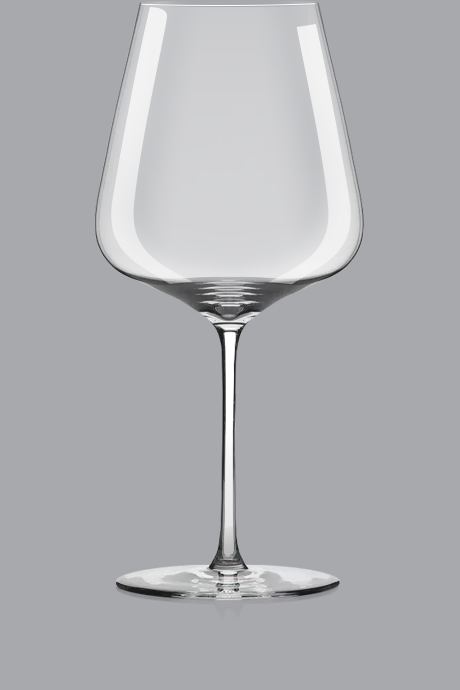
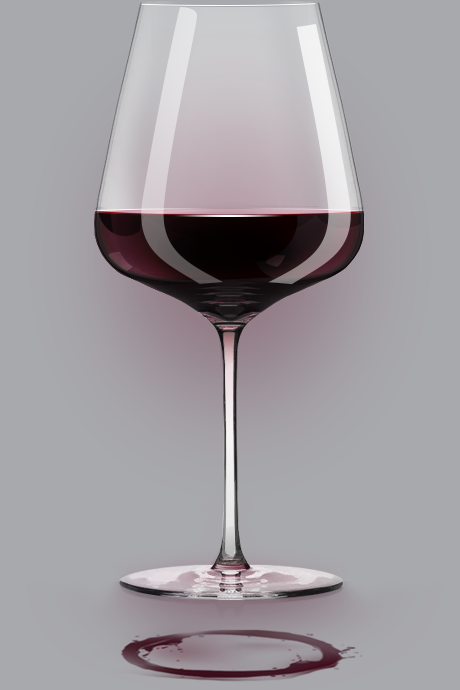
Layered file, before and after one edit (w=460, h=690). Changes by layer:
showed "g4-r", painted on it over <box>52,1,408,682</box>
hid "g0" over <box>94,1,364,620</box>
